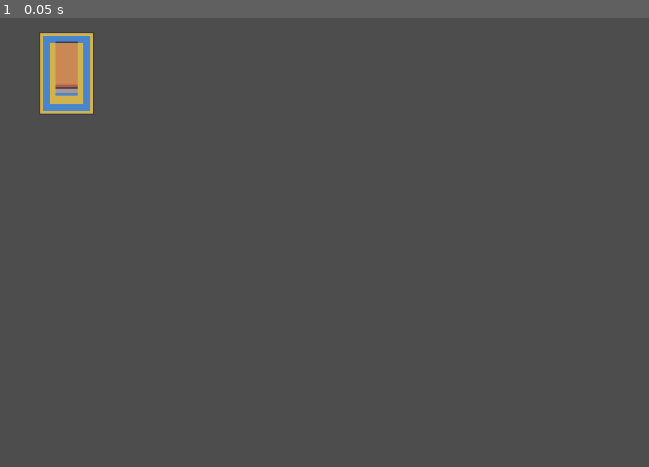
Above: before the commit, frame 1.
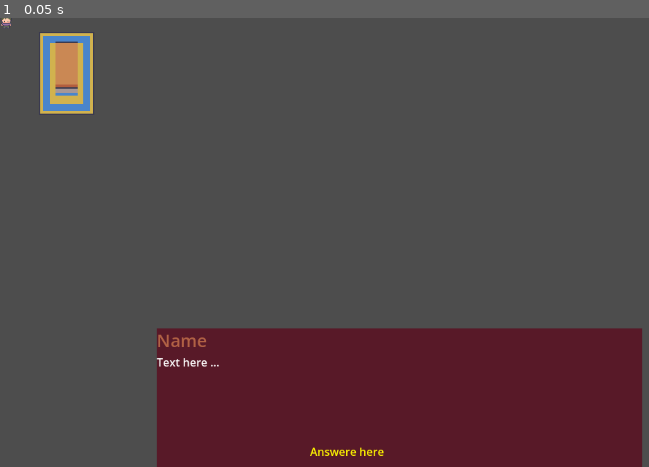
Above: after the commit, the same moment.

Repository: FaNzu/WinnerGame2023
Game: Godot game, scene res://office.tscn
The game is run twice, just before and just after one commit, with the same random seed, the same clock (stepped at 60 frames per second) and the same inputs.
Inputs:
- Up to frame 1 (0.05 s): no input

The runs differ from the first frame. In frame 1, 23% of the frame differs, in the area x 0-99%, y 0-100%.

Commit message:
starting interactions

Diff:
--- /dev/null
+++ b/AnimatedSprite2D.gd
@@ -0,0 +1,11 @@
+extends AnimatedSprite2D
+
+
+# Called when the node enters the scene tree for the first time.
+func _ready():
+	pass # Replace with function body.
+
+
+# Called every frame. 'delta' is the elapsed time since the previous frame.
+func _process(delta):
+	pass
--- /dev/null
+++ b/Player.gd
@@ -0,0 +1,13 @@
+extends Area2D
+
+@export var speed = 400   # How fast the player moves
+var screen_size
+
+func _ready():
+	screen_size = get_viewport_rect().size
+
+func _process(delta):
+	pass
+	# Check for input
+	# Move in the given direction.
+	# Play the appropriate animation.
--- a/office.tscn
+++ b/office.tscn
@@ -1,6 +1,7 @@
-[gd_scene load_steps=4 format=3 uid="uid://bmduv4muh1xa"]
+[gd_scene load_steps=5 format=3 uid="uid://bmduv4muh1xa"]
 
 [ext_resource type="Texture2D" uid="uid://bijmlgp2h0dgx" path="res://Asset/Modern tiles_Free/Interiors_free/32x32/Interiors_free_32x32.png" id="1_crm0r"]
+[ext_resource type="PackedScene" uid="uid://k744brryd1rm" path="res://player.tscn" id="2_p0e0x"]
 
 [sub_resource type="TileSetAtlasSource" id="TileSetAtlasSource_yokv4"]
 texture = ExtResource("1_crm0r")
@@ -3599,3 +3600,5 @@
 layer_1/y_sort_origin = 0
 layer_1/z_index = 0
 layer_1/tile_data = PackedInt32Array(131077, 524288, 20, 196613, 524288, 21, 262149, 524288, 22, 327685, 524288, 23, 393221, 524288, 24, 131078, 589824, 20, 196614, 589824, 21, 262150, 589824, 22, 327686, 589824, 23, 393222, 589824, 24)
+
+[node name="Player" parent="." instance=ExtResource("2_p0e0x")]
--- /dev/null
+++ b/player.tscn
@@ -0,0 +1,284 @@
+[gd_scene load_steps=34 format=3 uid="uid://k744brryd1rm"]
+
+[ext_resource type="Script" path="res://Player.gd" id="1_cvdfo"]
+[ext_resource type="Texture2D" uid="uid://dv8o5svpymckv" path="res://Asset/Modern tiles_Free/Characters_free/Adam_idle_16x16.png" id="2_b41fi"]
+[ext_resource type="Texture2D" uid="uid://dt8ck3cjy52a" path="res://Asset/Modern tiles_Free/Characters_free/Adam_run_16x16.png" id="3_yi8t3"]
+[ext_resource type="Script" path="res://AnimatedSprite2D.gd" id="4_mi1qj"]
+
+[sub_resource type="AtlasTexture" id="AtlasTexture_51mrj"]
+atlas = ExtResource("2_b41fi")
+region = Rect2(0, 0, 16, 32)
+
+[sub_resource type="AtlasTexture" id="AtlasTexture_bht5k"]
+atlas = ExtResource("2_b41fi")
+region = Rect2(16, 0, 16, 32)
+
+[sub_resource type="AtlasTexture" id="AtlasTexture_61cqd"]
+atlas = ExtResource("2_b41fi")
+region = Rect2(32, 0, 16, 32)
+
+[sub_resource type="AtlasTexture" id="AtlasTexture_ua1d5"]
+atlas = ExtResource("2_b41fi")
+region = Rect2(48, 0, 16, 32)
+
+[sub_resource type="AtlasTexture" id="AtlasTexture_jc1na"]
+atlas = ExtResource("3_yi8t3")
+region = Rect2(288, 0, 16, 32)
+
+[sub_resource type="AtlasTexture" id="AtlasTexture_tyq5k"]
+atlas = ExtResource("3_yi8t3")
+region = Rect2(304, 0, 16, 32)
+
+[sub_resource type="AtlasTexture" id="AtlasTexture_j0h6c"]
+atlas = ExtResource("3_yi8t3")
+region = Rect2(320, 0, 16, 32)
+
+[sub_resource type="AtlasTexture" id="AtlasTexture_v67er"]
+atlas = ExtResource("3_yi8t3")
+region = Rect2(336, 0, 16, 32)
+
+[sub_resource type="AtlasTexture" id="AtlasTexture_u536u"]
+atlas = ExtResource("3_yi8t3")
+region = Rect2(352, 0, 16, 32)
+
+[sub_resource type="AtlasTexture" id="AtlasTexture_0ut2i"]
+atlas = ExtResource("3_yi8t3")
+region = Rect2(368, 0, 16, 32)
+
+[sub_resource type="AtlasTexture" id="AtlasTexture_hybln"]
+atlas = ExtResource("3_yi8t3")
+region = Rect2(192, 0, 16, 32)
+
+[sub_resource type="AtlasTexture" id="AtlasTexture_urxnk"]
+atlas = ExtResource("3_yi8t3")
+region = Rect2(208, 0, 16, 32)
+
+[sub_resource type="AtlasTexture" id="AtlasTexture_s4e3x"]
+atlas = ExtResource("3_yi8t3")
+region = Rect2(224, 0, 16, 32)
+
+[sub_resource type="AtlasTexture" id="AtlasTexture_poqtb"]
+atlas = ExtResource("3_yi8t3")
+region = Rect2(240, 0, 16, 32)
+
+[sub_resource type="AtlasTexture" id="AtlasTexture_c8b2a"]
+atlas = ExtResource("3_yi8t3")
+region = Rect2(256, 0, 16, 32)
+
+[sub_resource type="AtlasTexture" id="AtlasTexture_yiaw3"]
+atlas = ExtResource("3_yi8t3")
+region = Rect2(0, 0, 16, 32)
+
+[sub_resource type="AtlasTexture" id="AtlasTexture_1o4fg"]
+atlas = ExtResource("3_yi8t3")
+region = Rect2(16, 0, 16, 32)
+
+[sub_resource type="AtlasTexture" id="AtlasTexture_blb0y"]
+atlas = ExtResource("3_yi8t3")
+region = Rect2(32, 0, 16, 32)
+
+[sub_resource type="AtlasTexture" id="AtlasTexture_ej28j"]
+atlas = ExtResource("3_yi8t3")
+region = Rect2(48, 0, 16, 32)
+
+[sub_resource type="AtlasTexture" id="AtlasTexture_1wmso"]
+atlas = ExtResource("3_yi8t3")
+region = Rect2(64, 0, 16, 32)
+
+[sub_resource type="AtlasTexture" id="AtlasTexture_1ur5l"]
+atlas = ExtResource("3_yi8t3")
+region = Rect2(80, 0, 16, 32)
+
+[sub_resource type="AtlasTexture" id="AtlasTexture_5p4q0"]
+atlas = ExtResource("3_yi8t3")
+region = Rect2(96, 0, 16, 32)
+
+[sub_resource type="AtlasTexture" id="AtlasTexture_qrlh5"]
+atlas = ExtResource("3_yi8t3")
+region = Rect2(112, 0, 16, 32)
+
+[sub_resource type="AtlasTexture" id="AtlasTexture_sv8m6"]
+atlas = ExtResource("3_yi8t3")
+region = Rect2(128, 0, 16, 32)
+
+[sub_resource type="AtlasTexture" id="AtlasTexture_ddewc"]
+atlas = ExtResource("3_yi8t3")
+region = Rect2(144, 0, 16, 32)
+
+[sub_resource type="AtlasTexture" id="AtlasTexture_b1b3c"]
+atlas = ExtResource("3_yi8t3")
+region = Rect2(160, 0, 16, 32)
+
+[sub_resource type="AtlasTexture" id="AtlasTexture_2klqd"]
+atlas = ExtResource("3_yi8t3")
+region = Rect2(176, 0, 16, 32)
+
+[sub_resource type="SpriteFrames" id="SpriteFrames_gf831"]
+animations = [{
+"frames": [{
+"duration": 1.0,
+"texture": SubResource("AtlasTexture_51mrj")
+}, {
+"duration": 1.0,
+"texture": SubResource("AtlasTexture_bht5k")
+}, {
+"duration": 1.0,
+"texture": SubResource("AtlasTexture_61cqd")
+}, {
+"duration": 1.0,
+"texture": SubResource("AtlasTexture_ua1d5")
+}],
+"loop": true,
+"name": &"turnaround",
+"speed": 5.0
+}, {
+"frames": [{
+"duration": 1.0,
+"texture": SubResource("AtlasTexture_jc1na")
+}, {
+"duration": 1.0,
+"texture": SubResource("AtlasTexture_tyq5k")
+}, {
+"duration": 1.0,
+"texture": SubResource("AtlasTexture_j0h6c")
+}, {
+"duration": 1.0,
+"texture": SubResource("AtlasTexture_v67er")
+}, {
+"duration": 1.0,
+"texture": SubResource("AtlasTexture_u536u")
+}, {
+"duration": 1.0,
+"texture": SubResource("AtlasTexture_0ut2i")
+}],
+"loop": true,
+"name": &"walkdown",
+"speed": 5.0
+}, {
+"frames": [{
+"duration": 1.0,
+"texture": SubResource("AtlasTexture_hybln")
+}, {
+"duration": 1.0,
+"texture": SubResource("AtlasTexture_urxnk")
+}, {
+"duration": 1.0,
+"texture": SubResource("AtlasTexture_s4e3x")
+}, {
+"duration": 1.0,
+"texture": SubResource("AtlasTexture_poqtb")
+}, {
+"duration": 1.0,
+"texture": SubResource("AtlasTexture_c8b2a")
+}],
+"loop": true,
+"name": &"walkleft",
+"speed": 5.0
+}, {
+"frames": [{
+"duration": 1.0,
+"texture": SubResource("AtlasTexture_yiaw3")
+}, {
+"duration": 1.0,
+"texture": SubResource("AtlasTexture_1o4fg")
+}, {
+"duration": 1.0,
+"texture": SubResource("AtlasTexture_blb0y")
+}, {
+"duration": 1.0,
+"texture": SubResource("AtlasTexture_ej28j")
+}, {
+"duration": 1.0,
+"texture": SubResource("AtlasTexture_1wmso")
+}, {
+"duration": 1.0,
+"texture": SubResource("AtlasTexture_1ur5l")
+}],
+"loop": true,
+"name": &"walkright",
+"speed": 5.0
+}, {
+"frames": [{
+"duration": 1.0,
+"texture": SubResource("AtlasTexture_5p4q0")
+}, {
+"duration": 1.0,
+"texture": SubResource("AtlasTexture_qrlh5")
+}, {
+"duration": 1.0,
+"texture": SubResource("AtlasTexture_sv8m6")
+}, {
+"duration": 1.0,
+"texture": SubResource("AtlasTexture_ddewc")
+}, {
+"duration": 1.0,
+"texture": SubResource("AtlasTexture_b1b3c")
+}, {
+"duration": 1.0,
+"texture": SubResource("AtlasTexture_2klqd")
+}],
+"loop": true,
+"name": &"walkup",
+"speed": 5.0
+}]
+
+[sub_resource type="RectangleShape2D" id="RectangleShape2D_0p5ly"]
+size = Vector2(16, 16)
+
+[node name="Player" type="Node2D"]
+
+[node name="Player" type="Area2D" parent="."]
+position = Vector2(9, 0)
+script = ExtResource("1_cvdfo")
+metadata/_edit_group_ = true
+
+[node name="AnimatedSprite2D" type="AnimatedSprite2D" parent="Player"]
+sprite_frames = SubResource("SpriteFrames_gf831")
+animation = &"turnaround"
+frame = 3
+frame_progress = 0.600665
+script = ExtResource("4_mi1qj")
+
+[node name="CollisionShape2D" type="CollisionShape2D" parent="Player"]
+position = Vector2(-1, 8)
+shape = SubResource("RectangleShape2D_0p5ly")
+
+[node name="DialogPopup" type="CanvasLayer" parent="."]
+
+[node name="Dialog" type="ColorRect" parent="DialogPopup"]
+anchors_preset = 7
+anchor_left = 0.5
+anchor_top = 1.0
+anchor_right = 0.5
+anchor_bottom = 1.0
+offset_left = -350.0
+offset_top = -200.0
+offset_right = 350.0
+grow_horizontal = 2
+grow_vertical = 0
+color = Color(0.345098, 0.0980392, 0.156863, 1)
+
+[node name="Name" type="Label" parent="DialogPopup/Dialog"]
+layout_mode = 0
+offset_right = 264.0
+offset_bottom = 38.0
+theme_override_colors/font_color = Color(0.698039, 0.384314, 0.270588, 1)
+theme_override_font_sizes/font_size = 25
+text = "Name"
+
+[node name="Text" type="Label" parent="DialogPopup/Dialog"]
+layout_mode = 0
+offset_top = 37.0
+offset_right = 700.0
+offset_bottom = 127.0
+theme_override_colors/font_color = Color(1, 1, 1, 1)
+text = "Text here ..."
+
+[node name="Answers" type="Label" parent="DialogPopup/Dialog"]
+layout_mode = 0
+offset_left = 221.0
+offset_top = 166.0
+offset_right = 436.0
+offset_bottom = 189.0
+theme_override_colors/font_color = Color(1, 0.968627, 0, 1)
+text = "Answere here"
